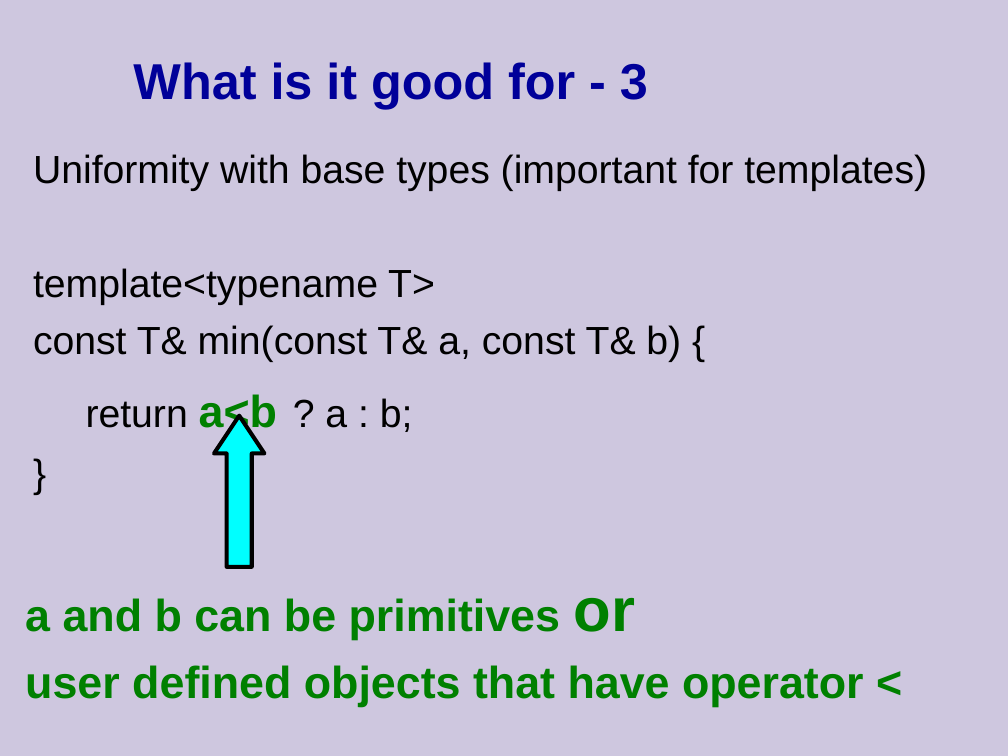
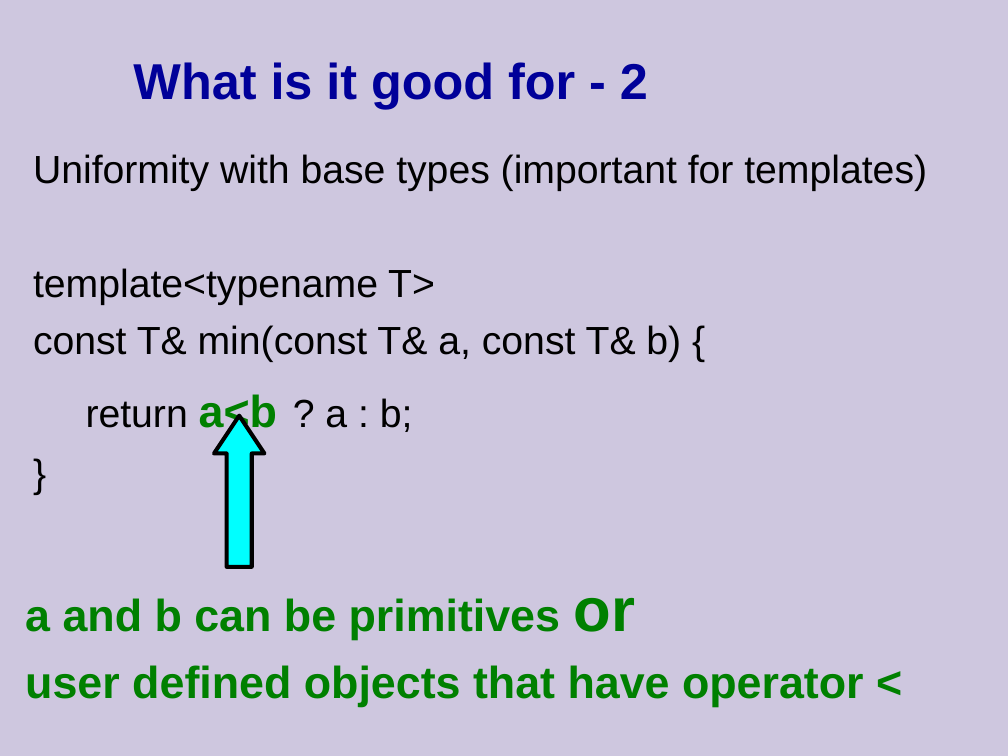
Before and after one commit to cpp-at-ariel/cpp-5778, a slide deck: slide 4 of week04-operator-overloading/slides.odp (slide 5 before the commit). Drawn at 1008x756 pixels with LibreOffice and Linux fonts; fonts in the diff are those of the drawing. Boxes give left, top, right and bottom in pixels: in the first picture for what was removed or moved away, otherwise in the second. Text is boxed around its words. In the diff, an @@ line names an element or a change of style, - is before the commit and + after.

```diff
--- a/week04-operator-overloading/slides.odp
+++ b/week04-operator-overloading/slides.odp
@@ title at box(133, 62, 648, 109): text changed @@
-What is it good for - 3
+What is it good for - 2
```
Also in this commit, not shown: 2 other slides changed, 2 slides added, 1 slide removed, 54 other files.
